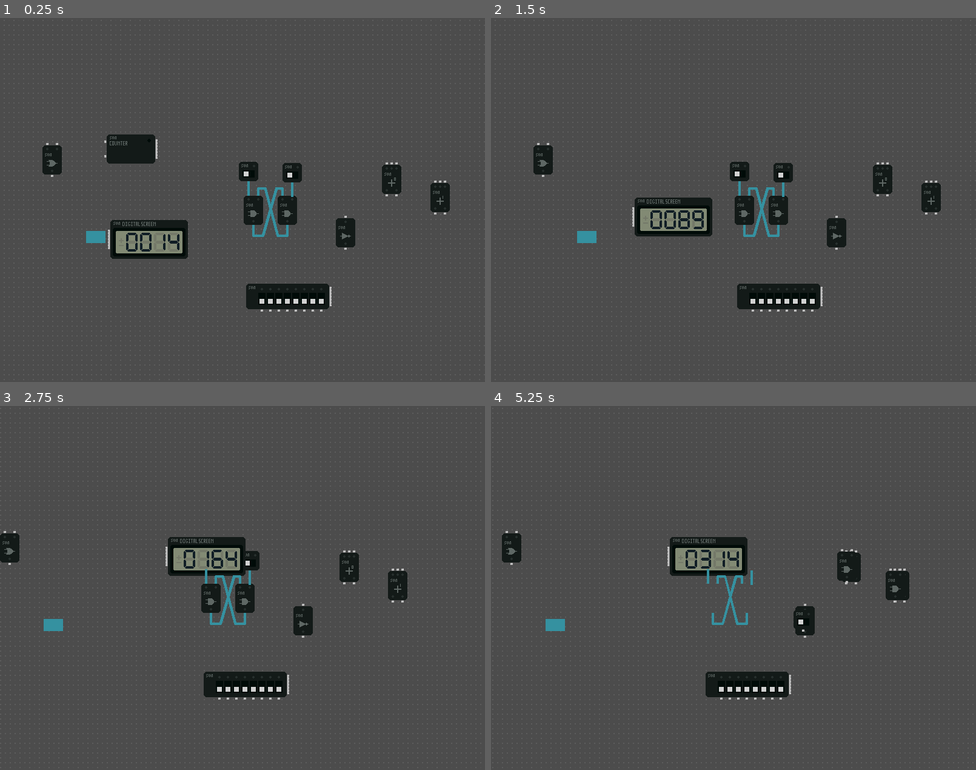
Above: before the commit, frames 1-4 (two rows, left to right).
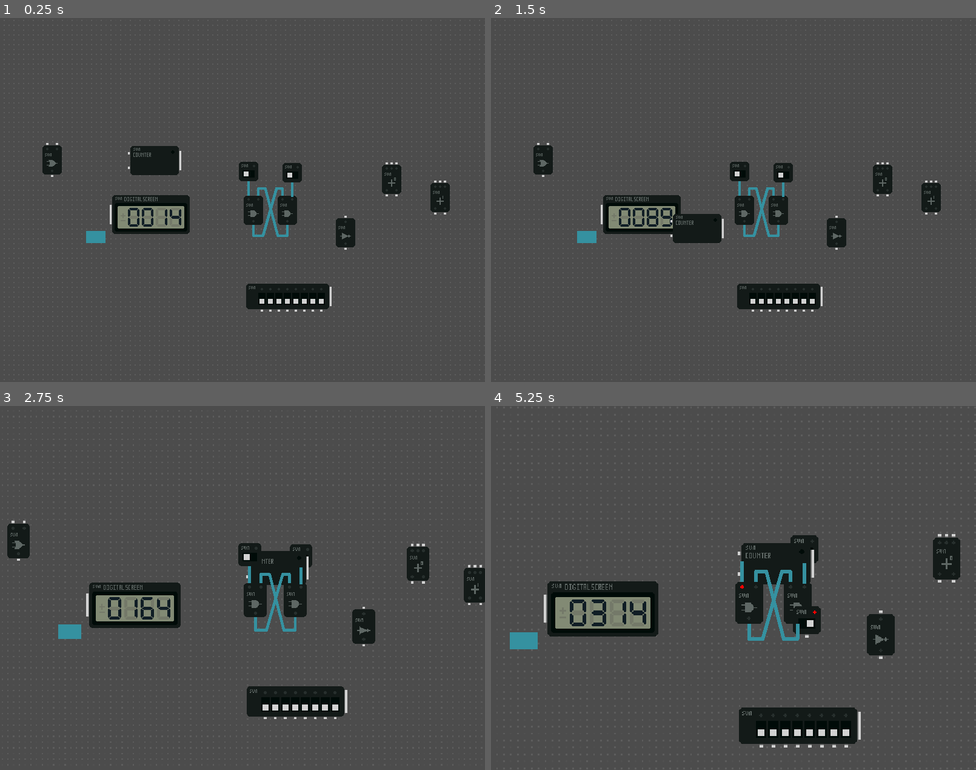
Above: after the commit, the same moments.

Repository: xiaowangxu/sun-Logic-Playground
Game: Godot game, scene res://Playground.tscn
The game is run twice, just before and just after one commit, with the same random seed, the same clock (stepped at 60 frames per second) and the same inputs.
Inputs (mouse positions are in pixels of both pictures, inside the frame that each line leads up to):
- Up to frame 1 (0.25 s): no input
- Up to frame 2 (1.5 s): tap Enter (ui_accept) at 0.5 s; drag from (621, 149) to (641, 240) at 0.52 s; drag from (641, 240) to (738, 170) at 1.27 s
- Up to frame 3 (2.75 s): hold Right (ui_right) from 2.03 s (still down); hold Mouse wheel up (mousewheel_up, bound only after the commit) from 2.03 s (still down); click (247, 558) at 2.3 s
- Up to frame 4 (5.25 s): release Right (ui_right) at 2.75 s; release Mouse wheel up (mousewheel_up, bound only after the commit) at 2.75 s; drag from (743, 558) to (796, 620) at 2.77 s; drag from (699, 598) to (840, 566) at 3.52 s; tap Enter (ui_accept) at 4.25 s; drag from (733, 598) to (888, 584) at 4.27 s; move the mouse to (500, 547) at 5.02 s; hold Left (ui_left) from 5.03 s (still down); hold Mouse wheel up (mousewheel_up, bound only after the commit) from 5.03 s (still down); click (500, 547) at 5.17 s

The runs differ from the first frame. In frame 1, 3.8% of the frame differs, in the area x 9-92%, y 32-81%; in frame 2, 2.1%; in frame 3, 12%; in frame 4, 15%, in the area x 2-97%, y 34-94%.

Commit message:
drag complete & camera funtion
+ Module drag
   > signal on_drag/is_dragging/on_drop
   > function drop
   > improved z-index management
+ Camera Zoom

Diff:
--- a/Camera2D.gd
+++ b/Camera2D.gd
@@ -2,20 +2,45 @@
 
 var LastPosition : Vector2 = Vector2.ZERO
 var IsDragging : bool = false
+export(float) var ZoomMin : float = 2
+export(float) var ZoomMax : float = 0.5
+export(float) var ZoomStep : float = 0.1
+export(float) var ZoomDuration : float = 0.1
+var ZoomTarget : float = 1.0
 
-# Called when the node enters the scene tree for the first time.
 func _ready():
-	pass # Replace with function body.
+	set_physics_process(false)
+	set_process(false)
+	pass
 
-# Called every frame. 'delta' is the elapsed time since the previous frame.
-func _process(delta):
-	if Input.is_action_pressed("ui_left") :
-		position.x -= 100*delta
-	if Input.is_action_pressed("ui_right") :
-		position.x += 100*delta
+func tween_CameraZoom(zoom : Vector2) -> void:
+	GlobalData.CameraZoom = zoom.x
+	self.zoom = zoom
+	pass
+
+func zoom_In() -> void:
+	self.ZoomTarget = self.ZoomMax if self.ZoomTarget - self.ZoomStep <= self.ZoomMax else self.ZoomTarget - self.ZoomStep
+	var zoom : Vector2 = Vector2(self.ZoomTarget, self.ZoomTarget)
+	$Tween.stop_all()
+	$Tween.interpolate_method(self, "tween_CameraZoom", self.zoom, zoom, self.ZoomDuration, Tween.TRANS_QUAD, Tween.EASE_IN)
+	$Tween.start()
+	pass
+
+func zoom_Out() -> void:
+	self.ZoomTarget = self.ZoomMin if self.ZoomTarget + self.ZoomStep >= self.ZoomMin else self.ZoomTarget + self.ZoomStep
+	var zoom : Vector2 = Vector2(self.ZoomTarget, self.ZoomTarget)
+	$Tween.stop_all()
+	$Tween.interpolate_method(self, "tween_CameraZoom", self.zoom, zoom, self.ZoomDuration, Tween.TRANS_QUAD, Tween.EASE_IN)
+	$Tween.start()
 	pass
 
 func _input(event):
+	if event.is_action_pressed("mousewheel_up") :
+		self.zoom_In()
+
+	if event.is_action_pressed("mousewheel_down") :
+		self.zoom_Out()
+
 	if event.is_action_pressed("mouse_middle") :
 		get_tree().set_input_as_handled()
 		self.LastPosition = event.position
--- /dev/null
+++ b/GlobalData.gd
@@ -0,0 +1,3 @@
+extends Node
+
+var CameraZoom : float = 1.0
--- a/Module/ModuleScript/Module.gd
+++ b/Module/ModuleScript/Module.gd
@@ -6,45 +6,79 @@
 
 const GridSize : float = 8.0
 var LastPosition : Vector2 = Vector2.ZERO
+var LastDragState : bool = false
 var IsDragging : bool = false
 export(Vector2) var ShiftPosition : Vector2 = Vector2.ZERO
+
+signal on_drag
+signal is_dragging
+signal on_drop
 
 func _ready():
 	set_process(false)
 	set_physics_process(false)
 #	print(str(CollisionBox))
 	if DragArea != null && DragArea is Area2D :
-		print(str(DragArea))
+		#print(str(DragArea))
 		DragArea.connect("input_event", self, "DragArea_InputEvent")
-		print(DragArea.get_signal_connection_list("input_event"))
+		#print(DragArea.get_signal_connection_list("input_event"))
 	pass
 
 func Update() -> void:
 	pass
 
+func drop() -> void:
+	self.remove_from_group("dragging_module")
+	self.LastPosition = Vector2.ZERO
+	self.IsDragging = false
+	self.LastDragState = false
+	pass
 
 func DragArea_InputEvent(viewport : Node, event : InputEvent, shape : int) -> void:
 	if event.is_action_pressed("mouse_left") :
-		print(event)
-		get_tree().set_input_as_handled()
-		self.LastPosition = event.position
-		self.IsDragging = true
-		var parent : Node = self.get_parent()
-		parent.move_child(self, parent.get_child_count())
+		if get_tree().get_nodes_in_group("dragging_module").size() == 0 :
+			self.add_to_group("dragging_module")
+			self.LastPosition = event.position
+			self.IsDragging = true
+			var parent : Node = self.get_parent()
+		else :
+			var module = get_tree().get_nodes_in_group("dragging_module")[0]
+			if module.get_index() < self.get_index() :
+				module.IsDragging = false
+				module.remove_from_group("dragging_module")
+				self.add_to_group("dragging_module")
+				self.LastPosition = event.position
+				self.IsDragging = true
+				get_tree().set_input_as_handled()
+			else :
+				self.IsDragging = false
+	#print(get_tree().get_nodes_in_group("dragging_module"))
 	pass
 
-func _input(event):
+func _unhandled_input(event):
 	if not self.IsDragging :
 		return
+
+	if not self.LastDragState :
+		self.LastDragState = true
+		var parent : Node = self.get_parent()
+		self.emit_signal("on_drag")
+		if self.IsDragging :
+			parent.move_child(self, parent.get_child_count())
+
 	if event.is_action_released("mouse_left") :
+		self.remove_from_group("dragging_module")
 		self.LastPosition = Vector2.ZERO
 		self.IsDragging = false
-		var new_position : Vector2 = self.position
-		self.position.x = round((self.position.x - (self.GridSize + self.ShiftPosition.x) / 2.0) / self.GridSize) * self.GridSize + self.ShiftPosition.x
-		self.position.y = round((self.position.y - (self.GridSize + self.ShiftPosition.y) / 2.0) / self.GridSize) * self.GridSize + self.ShiftPosition.y
+		self.LastDragState = false
+		self.emit_signal("on_drop")
+		#var new_position : Vector2 = self.position
+		#self.position.x = round((self.position.x - (self.GridSize + self.ShiftPosition.x) / 2.0) / self.GridSize) * self.GridSize + self.ShiftPosition.x
+		#self.position.y = round((self.position.y - (self.GridSize + self.ShiftPosition.y) / 2.0) / self.GridSize) * self.GridSize + self.ShiftPosition.y
 
 	if self.IsDragging and event is InputEventMouseMotion:
-		self.position += (event.position - LastPosition)
+		self.position += (event.position - LastPosition) * GlobalData.CameraZoom
 		self.LastPosition = event.position
+		self.emit_signal("is_dragging")
 
 	pass
--- a/Playground.tscn
+++ b/Playground.tscn
@@ -3,8 +3,8 @@
 [ext_resource path="res://Playground.gd" type="Script" id=1]
 [ext_resource path="res://Connection/Line.tscn" type="PackedScene" id=2]
 [ext_resource path="res://Assets/Background.png" type="Texture" id=3]
-[ext_resource path="res://Module/Counter.tscn" type="PackedScene" id=4]
-[ext_resource path="res://Module/DigitalNumberScreen4.tscn" type="PackedScene" id=5]
+[ext_resource path="res://Module/DigitalNumberScreen4.tscn" type="PackedScene" id=4]
+[ext_resource path="res://Module/Counter.tscn" type="PackedScene" id=5]
 [ext_resource path="res://Module/Button1.tscn" type="PackedScene" id=6]
 [ext_resource path="res://Module/AndGate2.tscn" type="PackedScene" id=7]
 [ext_resource path="res://Module/OrGate2.tscn" type="PackedScene" id=8]
@@ -37,6 +37,7 @@
 joint_mode = 2
 
 [node name="Line2" parent="ConnectionLine" instance=ExtResource( 2 )]
+editor/display_folded = false
 LineMode = 1
 
 [node name="Line2D" type="Line2D" parent="ConnectionLine/Line2"]
@@ -91,12 +92,12 @@
 "_edit_lock_": true
 }
 
-[node name="Counter" parent="." instance=ExtResource( 4 )]
-position = Vector2( 849, 492 )
+[node name="DigitalNumberScreen4" parent="." instance=ExtResource( 4 )]
+position = Vector2( 858, 592 )
 ShiftPosition = Vector2( 4, 4 )
 
-[node name="DigitalNumberScreen4" parent="." instance=ExtResource( 5 )]
-position = Vector2( 855, 633 )
+[node name="Counter" parent="." instance=ExtResource( 5 )]
+position = Vector2( 888, 511 )
 ShiftPosition = Vector2( 4, 4 )
 
 [node name="Button1" parent="." instance=ExtResource( 6 )]
@@ -140,3 +141,8 @@
 drag_margin_h_enabled = false
 drag_margin_v_enabled = false
 script = ExtResource( 13 )
+ZoomMin = 1.5
+ZoomMax = 0.3
+ZoomStep = 0.15
+
+[node name="Tween" type="Tween" parent="Camera2D"]
--- a/project.godot
+++ b/project.godot
@@ -36,10 +36,20 @@
 run/main_scene="res://Playground.tscn"
 config/icon="res://icon.png"
 
+[autoload]
+
+GlobalData="*res://GlobalData.gd"
+
+[debug]
+
+settings/fps/force_fps=120
+settings/stdout/print_fps=true
+
 [display]
 
 window/size/width=800
 window/dpi/allow_hidpi=true
+window/vsync/use_vsync=false
 window/stretch/mode="2d"
 window/stretch/aspect="expand"
 
@@ -78,6 +88,16 @@
 "events": [ Object(InputEventMouseButton,"resource_local_to_scene":false,"resource_name":"","device":-1,"alt":false,"sh …(213 unchanged characters)…
  ]
 }
+mousewheel_up={
+"deadzone": 0.5,
+"events": [ Object(InputEventMouseButton,"resource_local_to_scene":false,"resource_name":"","device":-1,"alt":false,"shift":false,"control":false,"meta":false,"command":false,"button_mask":0,"position":Vector2( 0, 0 ),"global_position":Vector2( 0, 0 ),"factor":1.0,"button_index":4,"pressed":false,"doubleclick":false,"script":null)
+ ]
+}
+mousewheel_down={
+"deadzone": 0.5,
+"events": [ Object(InputEventMouseButton,"resource_local_to_scene":false,"resource_name":"","device":-1,"alt":false,"shift":false,"control":false,"meta":false,"command":false,"button_mask":0,"position":Vector2( 0, 0 ),"global_position":Vector2( 0, 0 ),"factor":1.0,"button_index":5,"pressed":false,"doubleclick":false,"script":null)
+ ]
+}
 
 [input_devices]
 
Binary file changed: Assets/Pin/BitPin.png
Binary file changed: Assets/Pin/BusPin.png
